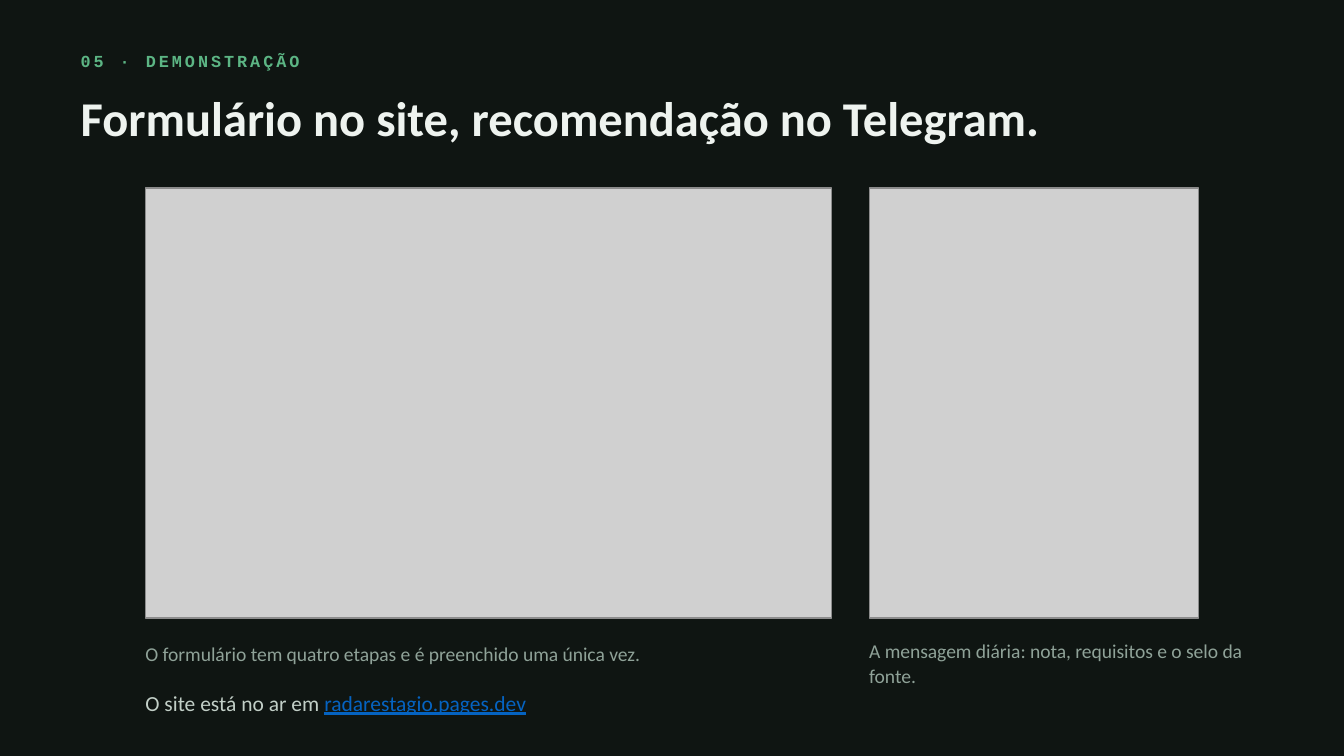
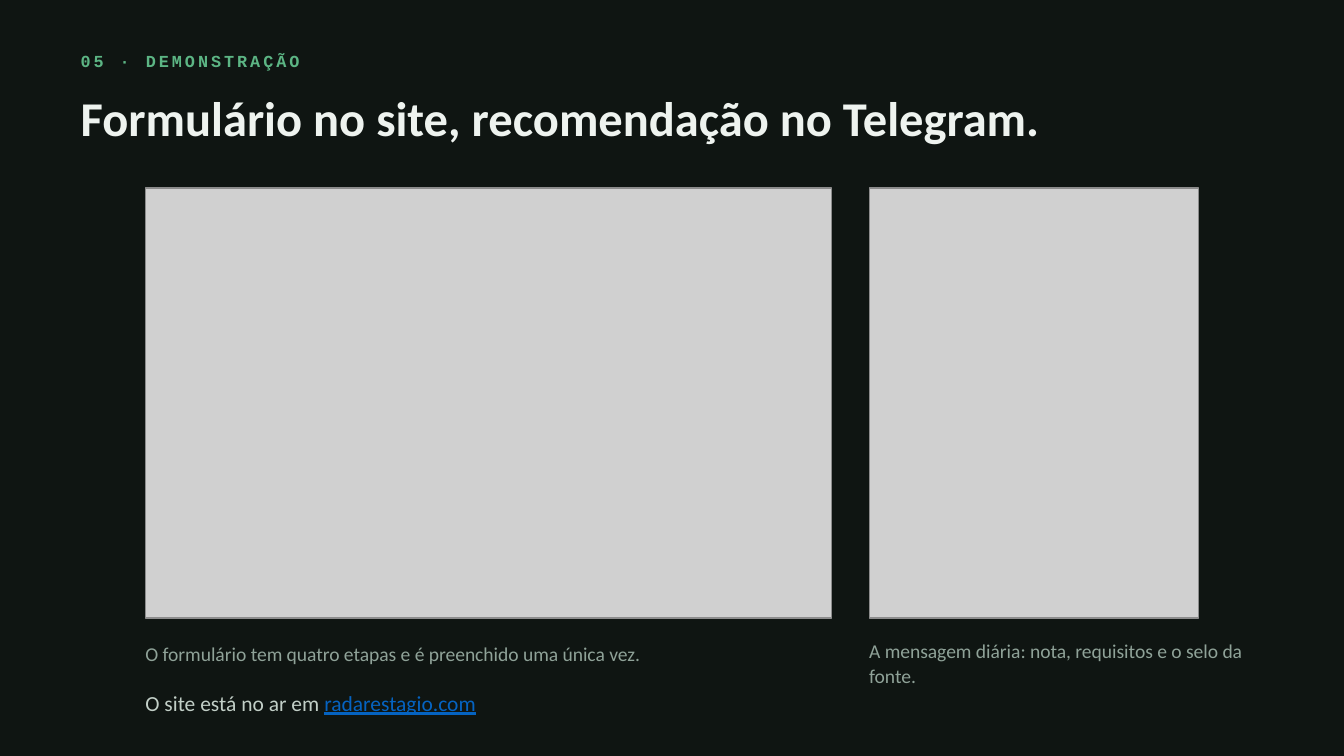
Before and after one commit to RadarEstagio/RadarEstagio, a slide deck: slide 5 of apresentacao/radar-de-estagio-pit.pptx. Drawn at 1344x756 pixels with LibreOffice and Linux fonts; fonts in the diff are those of the drawing; grey boxes stand for pictures. Boxes give left, top, right and bottom in pixels: in the first picture for what was removed or moved away, otherwise in the second. Text is boxed around its words. In the diff, an @@ line names an element or a change of style, - is before the commit and + after.

Commit message:
docs(pit): aponta o PIT e a apresentação para radarestagio.com
O cabeçalho, as seções 3 e 9, a apresentação em HTML e o slide 5 do pptx levavam a radarestagio.pages.dev, que deixou de resolver em 05/10. O PIT também dizia em aberto a divisão de responsabilidades que o guia registra como combinada em 02/10. Os números medidos em 28 e 30/09 não mudam; uma nota no topo diz o que foi corrigido. No pptx só o texto e o link do slide 5 trocaram.

```diff
--- a/apresentacao/radar-de-estagio-pit.pptx
+++ b/apresentacao/radar-de-estagio-pit.pptx
@@ text at [145,696,475,715]: text changed @@
-O site está no ar em radarestagio.pages.dev
+O site está no ar em radarestagio.com
```
Also in this commit, not shown: 2 other files.
